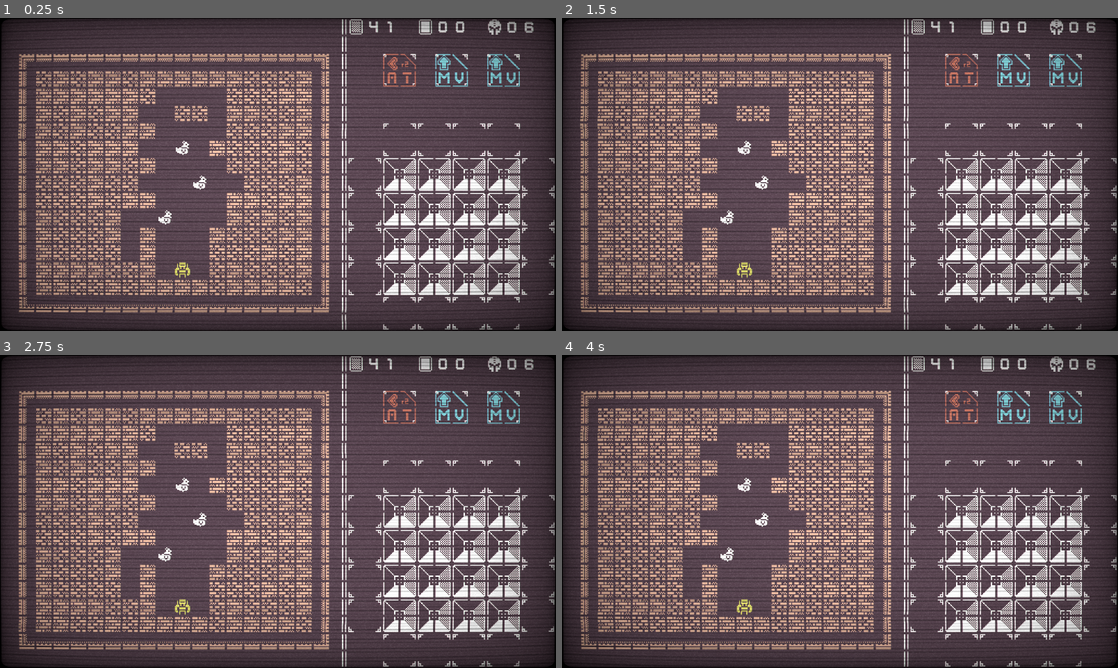
Above: before the commit, frames 1-4 (two rows, left to right).
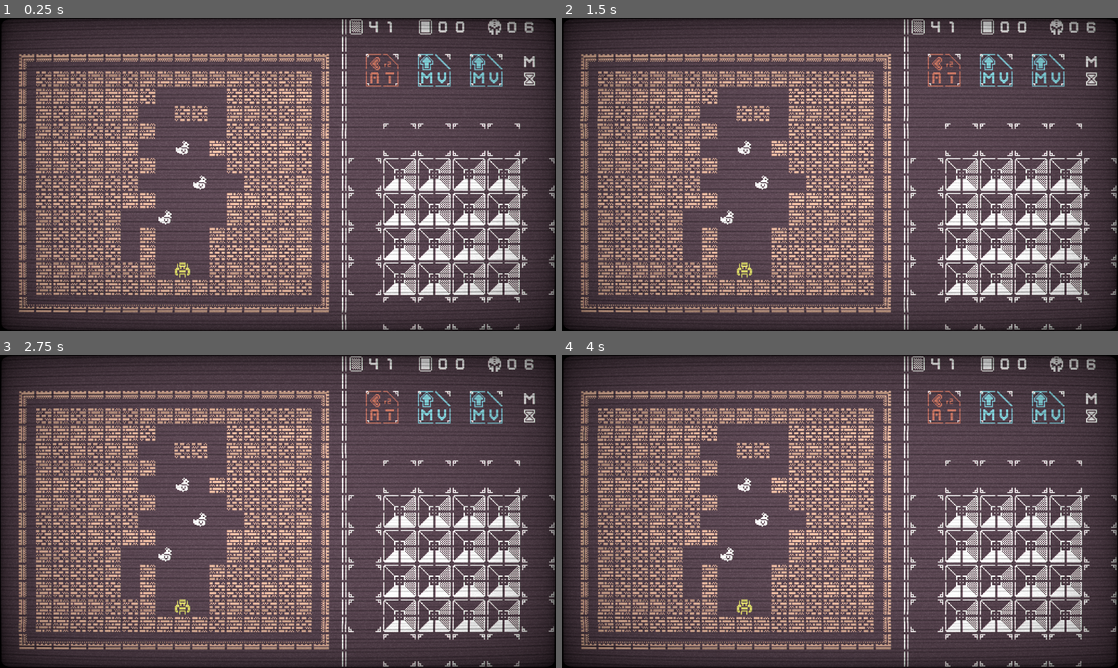
Above: after the commit, the same moments.

Repository: adam-bethell/RoboChess
Game: Godot game, scene res://_GameController.tscn
Same seed, same stepped clock (60 frames per second), same inputs: the game is played once before the commit and once after it.
Inputs (mouse positions are in pixels of both pictures, inside the frame that each line leads up to):
- Up to frame 1 (0.25 s): no input
- Up to frame 2 (1.5 s): tap Enter at 0.5 s; move the mouse to (734, 183) at 0.52 s; click (734, 183) at 0.6 s; tap Space at 1.25 s; move the mouse to (962, 71) at 1.27 s; click (962, 71) at 1.35 s
- Up to frame 3 (2.75 s): tap Enter at 2 s; move the mouse to (450, 408) at 2.02 s; click (450, 408) at 2.1 s
- Up to frame 4 (4 s): tap Space at 2.75 s; move the mouse to (1067, 408) at 2.77 s; click (1067, 408) at 2.85 s; tap Enter at 3.5 s; move the mouse to (962, 477) at 3.52 s; click (962, 477) at 3.6 s

The runs differ from the first frame. In frame 1, 1.4% of the frame differs, in the area x 65-97%, y 11-22%; in frame 2, 1.4%; in frame 3, 1.4%; in frame 4, 1.4%.

Commit message:
AI process batching and Mulligans!

Diff:
--- a/Player.tscn
+++ b/Player.tscn
@@ -9,6 +9,10 @@
 [ext_resource path="res://Scripts/PlayerBoardController.gd" type="Script" id=7]
 [ext_resource path="res://Scripts/ProgMatrix.gd" type="Script" id=8]
 [ext_resource path="res://Scripts/PlayerBoardUI.gd" type="Script" id=9]
+[ext_resource path="res://Scripts/MulliganController.gd" type="Script" id=10]
+
+[sub_resource type="RectangleShape2D" id=1]
+extents = Vector2( 8, 16 )
 
 [node name="Player" type="Node2D"]
 position = Vector2( 320, 0 )
@@ -23,13 +27,38 @@
 script = ExtResource( 9 )
 
 [node name="MatrixEntry1" parent="PlayerBoardUI" instance=ExtResource( 1 )]
-position = Vector2( 32, 32 )
+position = Vector2( 16, 32 )
 
 [node name="MatrixEntry2" parent="PlayerBoardUI" instance=ExtResource( 1 )]
-position = Vector2( 80, 32 )
+position = Vector2( 64, 32 )
 
 [node name="MatrixEntry3" parent="PlayerBoardUI" instance=ExtResource( 1 )]
-position = Vector2( 128, 32 )
+position = Vector2( 112, 32 )
+
+[node name="Mulligan" type="Node2D" parent="PlayerBoardUI"]
+position = Vector2( 168, 40 )
+script = ExtResource( 10 )
+
+[node name="Area2D" type="Area2D" parent="PlayerBoardUI/Mulligan"]
+
+[node name="CollisionShape2D" type="CollisionShape2D" parent="PlayerBoardUI/Mulligan/Area2D"]
+position = Vector2( 0, 8 )
+shape = SubResource( 1 )
+
+[node name="TileMap" type="TileMap" parent="PlayerBoardUI/Mulligan"]
+position = Vector2( -168, -40 )
+tile_set = ExtResource( 2 )
+cell_size = Vector2( 16, 16 )
+format = 1
+tile_data = PoolIntArray( 131082, 28, 0, 196618, 136, 0 )
+
+[node name="HoverOverlay" type="TileMap" parent="PlayerBoardUI/Mulligan"]
+visible = false
+position = Vector2( -168, -40 )
+tile_set = ExtResource( 2 )
+cell_size = Vector2( 16, 16 )
+format = 1
+tile_data = PoolIntArray( 131082, 137, 0 )
 
 [node name="Board" type="Node2D" parent="PlayerBoardUI"]
 position = Vector2( 32, 128 )
--- a/Scripts/AI/AttackAI.gd
+++ b/Scripts/AI/AttackAI.gd
@@ -1,8 +1,16 @@
 extends "res://Scripts/AI/UnitAI.gd"
 
 func calculate_turn():
-	var options = calculate_options()
+	set_process(true)
+	calculate_options()
 
+func _process(_delta):
+	if calculations_complete:
+		score_options()
+		calculations_complete = false
+		set_process(false)
+
+func score_options():
 	var scores = []
 	var highest_score = -9999
 
@@ -22,4 +30,6 @@
 	scores.shuffle()
 	for score in scores:
 		if score["score"] == highest_score:
-			return score["option"]
+			emit_signal("turn_calculated", score["option"])
+			return
+	assert(false)
--- a/Scripts/AI/AttackHackAI.gd
+++ b/Scripts/AI/AttackHackAI.gd
@@ -1,8 +1,16 @@
 extends "res://Scripts/AI/UnitAI.gd"
 
 func calculate_turn():
-	var options = calculate_options()
+	set_process(true)
+	calculate_options()
 
+func _process(_delta):
+	if calculations_complete:
+		score_options()
+		calculations_complete = false
+		set_process(false)
+
+func score_options():
 	var scores = []
 	var highest_score = -9999
 
@@ -31,4 +39,6 @@
 	scores.shuffle()
 	for score in scores:
 		if score["score"] == highest_score:
-			return score["option"]
+			emit_signal("turn_calculated", score["option"])
+			return
+	assert(false)
--- a/Scripts/AI/FleeAI.gd
+++ b/Scripts/AI/FleeAI.gd
@@ -1,8 +1,16 @@
 extends "res://Scripts/AI/UnitAI.gd"
 
 func calculate_turn():
-	var options = calculate_options()
+	set_process(true)
+	calculate_options()
 
+func _process(_delta):
+	if calculations_complete:
+		score_options()
+		calculations_complete = false
+		set_process(false)
+
+func score_options():
 	var scores = []
 	var highest_score = -9999
 
@@ -26,4 +34,6 @@
 	scores.shuffle()
 	for score in scores:
 		if score["score"] == highest_score:
-			return score["option"]
+			emit_signal("turn_calculated", score["option"])
+			return
+	assert(false)
--- a/Scripts/AI/UnitAI.gd
+++ b/Scripts/AI/UnitAI.gd
@@ -1,4 +1,6 @@
 extends Node2D
+
+signal turn_calculated
 
 var map = null
 var turn_order = null
@@ -10,16 +12,25 @@
 var test_player = {}
 var test_human_player = {}
 
+var calculations_complete = false
+var options = []
+var ran_options = []
+
+func _ready():
+	set_process(false)
+
 func calculate_options():
 	# Get all turn options
-	var options = options_get()
-	options = option_remove_duplicates(options)
-	options = options_run(options)
-	return options
+	options = []
+	ran_options = []
+	options_get()
+	option_remove_duplicates()
+	set_process(true)
+
+func _process(_delta):
+	options_run(10)
 
 func options_get():
-	var options = []
-
 	var cards = hand.hand
 	if cards.size() == 0:
 		cards = [null]
@@ -40,6 +51,9 @@
 					"run": test_matrix.get_run(run_insert_point),
 					"dropped_prog": dropped_prog,
 					"prog_count_by_type": prog_count_by_type,
+					"movement_towards_human": 0,
+					"damage_taken": 0,
+					"damage_given": 0,
 				}
 				options.push_back(option)
 
@@ -60,6 +74,9 @@
 					"run": matrix.get_run(run_insert_point),
 					"dropped_prog": dropped_prog,
 					"prog_count_by_type": prog_count_by_type,
+					"movement_towards_human": 0,
+					"damage_taken": 0,
+					"damage_given": 0,
 				}
 				options.push_back(option)
 
@@ -67,7 +84,7 @@
 
 	return options
 
-func option_remove_duplicates(options):
+func option_remove_duplicates():
 	var updated_options = []
 	updated_options.push_back(options.pop_front())
 
@@ -81,14 +98,19 @@
 		if not collision_found:
 			updated_options.push_back(option)
 
-	return updated_options
+	options = updated_options
 
 
-func options_run(options):
+func options_run(count):
 	var start_distance_from_human = map.get_distance(player.map_position, human_player.map_position)
-	var updated_options = []
 
-	for option in options:
+	for _i in range(count):
+		var option = options.pop_front()
+		if option == null:
+			options = ran_options
+			calculations_complete = true
+			return
+
 		var test_map = map.duplicate(4)
 		test_map.connect("player_hit", self, "test_map_hit_player")
 		setup_test_players()
@@ -98,10 +120,8 @@
 		option["movement_towards_human"] = start_distance_from_human - distance
 		option["damage_taken"] = player.health - test_player.health
 		option["damage_given"] = human_player.health - test_human_player.health
-		updated_options.push_back(option)
+		ran_options.push_back(option)
 		test_map.queue_free()
-
-	return updated_options
 
 func setup_test_players():
 	test_player.map_position = player.map_position
--- /dev/null
+++ b/Scripts/MulliganController.gd
@@ -0,0 +1,19 @@
+extends Node2D
+
+signal mulligan
+
+func _ready():
+	$Area2D.connect("input_event", self, "_input_event")
+	$Area2D.connect("mouse_entered", self, "_mouse_entered")
+	$Area2D.connect("mouse_exited", self, "_mouse_exited")
+
+func _mouse_entered():
+	if Globals.grabbed_prog == null:
+		$HoverOverlay.visible = true
+
+func _mouse_exited():
+	$HoverOverlay.visible = false
+
+func _input_event(_viewport, _event, _shape_idx):
+	if Input.is_action_just_pressed("click"):
+		emit_signal("mulligan")
--- a/Scripts/PlayerBoardController.gd
+++ b/Scripts/PlayerBoardController.gd
@@ -17,6 +17,7 @@
 	$Matrix.connect("run_progs", self, "run_progs")
 	$PlayerBoardUI.connect("prog_played_from_hand", $Hand, "remove_prog")
 	$PlayerBoardUI.connect("prog_played_from_hand", self, "prog_played")
+	$PlayerBoardUI/Mulligan.connect("mulligan", self, "_on_mulligan")
 	$PlayerBoardUI.set_health_val(health)
 
 func setup(deck, _health, _map_position, matrix_x, matrix_y, _ai):
@@ -29,6 +30,7 @@
 		ai.hand = $Hand
 		ai.matrix = $Matrix
 		is_human_player = false
+		ai.connect("turn_calculated", self, "ai_process_turn_data")
 	$PlayerBoardUI.setup(is_human_player)
 	# Player Info
 	map_position = _map_position
@@ -51,16 +53,16 @@
 
 func start_turn():
 	if not is_human_player:
-		var turn_data = ai.calculate_turn()
-		yield(get_tree().create_timer(0.4), "timeout")
-		if turn_data["prog"] != null:
-			$Hand.remove_prog(turn_data["prog"])
-			$PlayerBoardUI.remove_from_hand(turn_data["prog"])
-			turn_data["insert_target"].insert_progv(turn_data["prog"], turn_data["insert_point"])
-		emit_signal("run_progs", self, turn_data["run"])
-
+		ai.calculate_turn()
 	else:
 		$PlayerBoardUI.set_insert_mode()
+
+func ai_process_turn_data(data):
+	if data["prog"] != null:
+		$Hand.remove_prog(data["prog"])
+		$PlayerBoardUI.remove_from_hand(data["prog"])
+		data["insert_target"].insert_progv(data["prog"], data["insert_point"])
+	emit_signal("run_progs", self, data["run"])
 
 func insert_progv(prog, insert_point):
 	$PlayerBoardUI/Board.insert_progv(prog, insert_point)
@@ -72,6 +74,14 @@
 func run_progs(progs):
 	$PlayerBoardUI.set_idle_mode()
 	emit_signal("run_progs", self, progs)
+
+func _on_mulligan():
+	for prog in $Hand.hand.duplicate():
+		$PlayerBoardUI.remove_from_hand(prog)
+		$Hand.remove_prog(prog)
+		$Heap.add_to_heap(prog)
+	$PlayerBoardUI.set_idle_mode()
+	emit_signal("run_progs", self, [])
 
 func set_ui_visibility(val):
 	$PlayerBoardUI.visible = val
--- a/Scripts/PlayerBoardUI.gd
+++ b/Scripts/PlayerBoardUI.gd
@@ -77,18 +77,21 @@
 	set_cell(10,0,get_tileset().find_tile_by_name(text[1]))
 
 func set_idle_mode():
+	$Mulligan.visible = false
 	$Board.visible = false
 	$Board.show_card_slots()
 	current_mode = IDLE
 	$RunIndicator.visible = false
 
 func set_insert_mode():
+	$Mulligan.visible = true
 	$Board.visible = true
 	$Board.show_card_slots()
 	current_mode = INSERT
 	$RunIndicator.visible = false
 
 func set_run_mode():
+	$Mulligan.visible = false
 	$Board.show_run_starts()
 	current_mode = RUN
 	$RunIndicator.visible = true
@@ -151,6 +154,7 @@
 	$MatrixEntry1.visible = false
 	$MatrixEntry2.visible = false
 	$MatrixEntry3.visible = false
+	$Mulligan.visible = false
 	clear()
 	$PlayerBackground.visible = false
 	$NonPlayerBackground.visible = true
--- a/tilemap.tres
+++ b/tilemap.tres
@@ -1851,3 +1851,31 @@
 135/shape_one_way_margin = 0.0
 135/shapes = [  ]
 135/z_index = 0
+136/name = "Timer"
+136/texture = ExtResource( 1 )
+136/tex_offset = Vector2( 0, 0 )
+136/modulate = Color( 1, 1, 1, 1 )
+136/region = Rect2( 672, 192, 16, 16 )
+136/tile_mode = 0
+136/occluder_offset = Vector2( 0, 0 )
+136/navigation_offset = Vector2( 0, 0 )
+136/shape_offset = Vector2( 0, 0 )
+136/shape_transform = Transform2D( 1, 0, 0, 1, 0, 0 )
+136/shape_one_way = false
+136/shape_one_way_margin = 0.0
+136/shapes = [  ]
+136/z_index = 0
+137/name = "Mulligan Highlight"
+137/texture = ExtResource( 1 )
+137/tex_offset = Vector2( 0, 0 )
+137/modulate = Color( 1, 1, 1, 1 )
+137/region = Rect2( 544, 320, 16, 32 )
+137/tile_mode = 0
+137/occluder_offset = Vector2( 0, 0 )
+137/navigation_offset = Vector2( 0, 0 )
+137/shape_offset = Vector2( 0, 0 )
+137/shape_transform = Transform2D( 1, 0, 0, 1, 0, 0 )
+137/shape_one_way = false
+137/shape_one_way_margin = 0.0
+137/shapes = [  ]
+137/z_index = 0
Not shown: 1 places in Player.tscn that only renumber resources
Binary file changed: tileset.png
